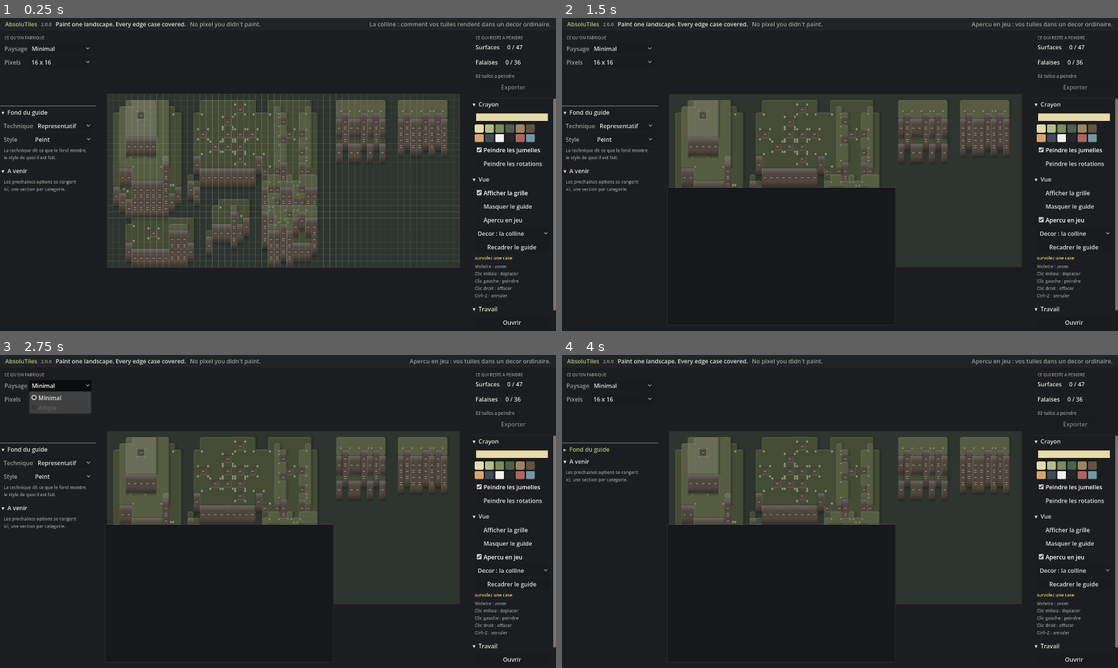
Above: before the commit, frames 1-4 (two rows, left to right).
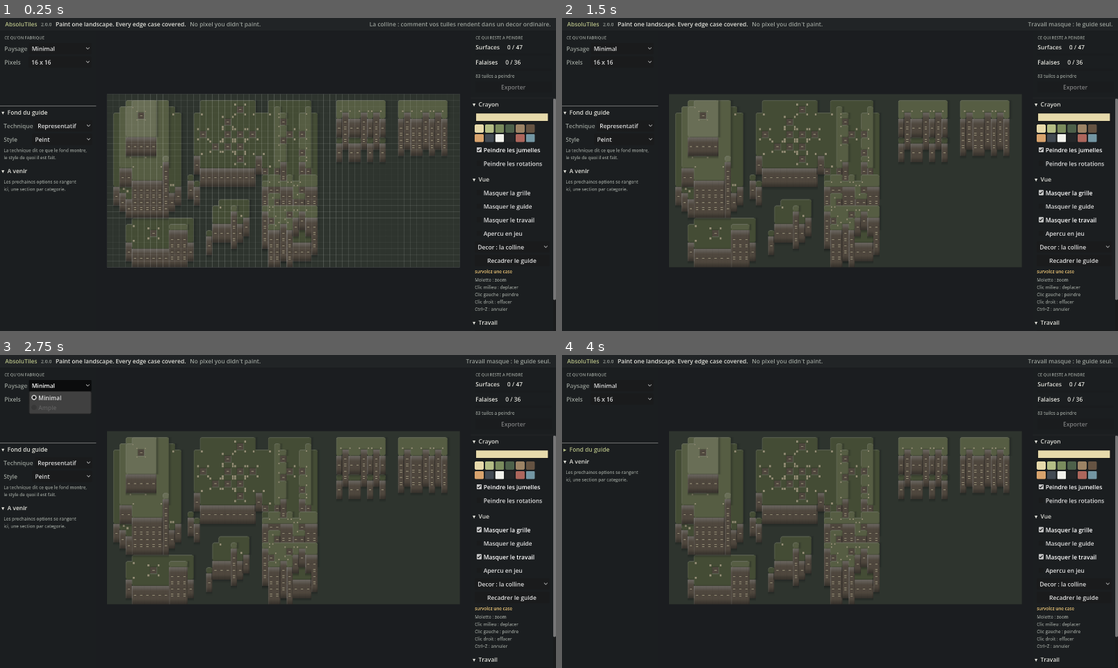
Above: after the commit, the same moments.

Repository: darref/MarchingSquares
Game: Godot game, scene res://ui/editor.tscn
The game is run twice, just before and just after one commit, with the same random seed, the same clock (stepped at 60 frames per second) and the same inputs.
Inputs (mouse positions are in pixels of both pictures, inside the frame that each line leads up to):
- Up to frame 1 (0.25 s): no input
- Up to frame 2 (1.5 s): click "Afficher la grille" (after the commit: "Masquer la grille") at 0.5 s; click (1073, 221) at 1.25 s, where only the run after the commit has a clickable "Masquer le travail"
- Up to frame 3 (2.75 s): click "Minimal" at 2 s
- Up to frame 4 (4 s): click "16 x 16" at 2.75 s; click "▾ Fond du guide" at 3.5 s

The runs differ from the first frame. In frame 1, 0.9% of the frame differs, in the area x 85-100%, y 54-98%; in frame 2, 11%, in the area x 19-100%, y 1-98%; in frame 3, 11%; in frame 4, 11%.

Commit message:
Une seule largeur de bande, et trois cases qui disent « masquer »
Defaut releve : « les epaisseurs des bandes de lumiere ou d'ombre changent dans une
meme colonne ». Encore un accident, et du meme genre que le precedent.

Le lisere du VIDE faisait 0,10 de tuile, l'angle du DEVANT 0,055. Or l'etat d'un
flanc CHANGE EN DESCENDANT -- le voisin est en retrait sur trois rangees, puis sa
robe s'arrete -- donc la bande passait de large a etroite en cours de colonne. Elle
pulsait. Pire : les deux largeurs ne derivaient pas de la meme source, l'une etant
une fraction fixe et l'autre heritant du facteur d'exageration du mode
representatif, si bien que leur RAPPORT S'INVERSAIT d'une technique a l'autre.

Une seule largeur desormais, et c'est la teinte qui dit ce qui se passe : le vide
est doux -- la plaine a cote fait deja tout le contraste -- l'arete est franche,
puisqu'elle a de la roche des deux cotes.

Cote interface : « Afficher la grille » devient « Masquer la grille », et
« Masquer le travail » rejoint « Masquer le guide ». Une case a cocher qui commence
COCHEE est un mensonge d'ergonomie : elle donne a croire qu'on ajoute quelque chose
alors qu'on en retire. Les trois retirent une couche et partent decochees.

235 verifications, 0 echec.

Co-Authored-By: Claude Opus 5 <noreply@anthropic.com>
Claude-Session: https://claude.ai/code/session_018tvN4TQBR3sh7MsSTnFB1b

Diff:
--- a/render/guide_image.gd
+++ b/render/guide_image.gd
@@ -403,17 +403,32 @@
 	var wire: bool = ink == Ink.WIREFRAME
 	var last: float = float(side - 1)
 	var stroke: float = STROKE * float(side) * (1.9 if purpose == Purpose.REPRESENTATIVE else 1.0)
-	var margin: float = 0.10 * float(side)
 	# ⚠ TROIS ETATS PAR FLANC, ET CHACUN A SON TRACE.
-	#   VIDE   la roche s'arrete : la face est mise en retrait, et la plaine se voit a cote.
+	#   VIDE   la roche s'arrete : un liseré au bord, et la case voisine dessine la plaine.
 	#   MUET   rien : ou la meme face continue, ou c'est le voisin qui portera l'angle.
-	#   DEVANT je suis le bloc qui avance : je porte mon angle, POSE JUSQU'AU BORD, sans
-	#          decoupe -- sinon on verrait la plaine a travers la roche du voisin.
+	#   DEVANT je suis le bloc qui avance : je porte mon angle, POSE JUSQU'AU BORD.
 	# ⚠ ET L'ANGLE N'EST PAS SYMETRIQUE : lumiere du nord-ouest, donc l'angle ouest accroche
 	# le jour et l'angle est recule. C'est ce qui fait qu'on lit DE QUEL COTE est le retrait.
 	var west: int = Walls.pan_west(role.x)
 	var east: int = Walls.pan_east(role.x)
-	var edge: float = stroke * 1.5
+	# ⚠ LE RAPPORT DES DEUX MARQUES EST VOULU, ET IL NE L'ETAIT PAS. Le liseré du vide etait
+	# une fraction fixe de la tuile tandis que l'angle derivait de `stroke`, lequel porte le
+	# facteur d'exageration du mode representatif : l'angle etait donc plus LARGE que le
+	# liseré en representatif et plus ETROIT en utilisable, le rapport s'inversant d'une
+	# technique a l'autre. Accident, pas intention.
+	#
+	# ⚠ ET LA LARGEUR EST LA MEME POUR LES DEUX. Elle ne l'etait pas -- 0,10 pour le vide,
+	# 0,055 pour l'arete -- et comme l'ETAT D'UN FLANC CHANGE EN DESCENDANT (le voisin est
+	# en retrait sur trois rangees, puis sa robe s'arrete), la bande passait de large a
+	# etroite EN COURS DE COLONNE. Elle pulsait, et ca se lit comme une negligence.
+	#
+	# Une seule largeur, donc, et c'est la TEINTE qui dit ce qui se passe : le vide est doux
+	# -- la plaine a cote fait deja tout le contraste -- l'arete est franche, puisqu'elle a
+	# de la roche des deux cotes. La bande descend d'un trait, et seule sa couleur bouge.
+	var swell: float = 1.6 if purpose == Purpose.REPRESENTATIVE else 1.0
+	var band: float = 0.09 * float(side) * swell
+	var rim: float = band
+	var edge: float = band
 	var base: Color = WIRE_WALL
 	if not wire:
 		base = STONE_BODY
@@ -438,9 +453,9 @@
 				# bas du pied est le sol ; entre deux rangees de corps il n'y a AUCUNE
 				# ligne, la face est continue -- sans quoi la falaise serait rayee de traits
 				# que rien ne justifie.
-				if west == Walls.SIDE_VOID and px < stroke:
+				if west == Walls.SIDE_VOID and px < rim:
 					color = WIRE_EDGE
-				elif east == Walls.SIDE_VOID and px > last - stroke:
+				elif east == Walls.SIDE_VOID and px > last - rim:
 					color = WIRE_EDGE
 				elif west == Walls.SIDE_FRONT and px < edge:
 					color = WIRE_LIP
@@ -475,14 +490,14 @@
 					var ledge: float = 0.40 if role.y == 1 else 0.62
 					if absf(vertical - ledge) < 0.055:
 						color = color.darkened(0.07)
-				if west == Walls.SIDE_VOID and px < margin:
-					color = color.lightened(0.16)
+				if west == Walls.SIDE_VOID and px < rim:
+					color = color.lightened(0.13)
 				elif west == Walls.SIDE_FRONT and px < edge:
-					color = color.lightened(0.22)
-				if east == Walls.SIDE_VOID and px > last - margin:
-					color = color.darkened(0.20)
+					color = color.lightened(0.30)
+				if east == Walls.SIDE_VOID and px > last - rim:
+					color = color.darkened(0.16)
 				elif east == Walls.SIDE_FRONT and px > last - edge:
-					color = color.darkened(0.28)
+					color = color.darkened(0.36)
 			# ⚠ LE CODE DE RANGEE EST UNE MARQUE, PAS UN TRAIT. Un tiret pour le premier
 			# corps, deux pour le second : sans lui rien ne distingue les deux rangees, et
 			# c'est exactement ce qu'il faut savoir en peignant.
--- a/ui/editor.gd
+++ b/ui/editor.gd
@@ -83,6 +83,7 @@
 	(%GridCheck as CheckBox).toggled.connect(_on_grid_toggled)
 	(%AssembledCheck as CheckBox).toggled.connect(_on_assembled_toggled)
 	(%PreviewCheck as CheckBox).toggled.connect(_on_preview_toggled)
+	(%WorkCheck as CheckBox).toggled.connect(_on_work_hidden)
 	(%DecorChoice as OptionButton).item_selected.connect(_on_decor_selected)
 	work.painting_changed.connect((%PreviewPanel as Control).mark_dirty)
 	(%ExportButton as Button).pressed.connect(_on_export_pressed)
@@ -295,10 +296,23 @@
 	work.reserved_right = (%Toolbar as Control).size.x
 
 
+## ⚠ LES TROIS CASES DISENT « MASQUER », PAS « AFFICHER ». Une case a cocher qui commence
+## cochee est un mensonge d'ergonomie : elle donne a croire qu'on ajoute quelque chose alors
+## qu'on en retire. Les trois retirent une couche -- la grille, le guide, le travail -- et
+## elles partent toutes decochees, l'ecran complet.
+func _on_work_hidden(pressed: bool) -> void:
+	var work: Control = %WorkArea
+	work.hide_work = pressed
+	work.queue_redraw()
+	_announce("Travail masque : le guide seul." if pressed else "Travail revenu.")
+
+
 func _on_grid_toggled(pressed: bool) -> void:
 	var work: Control = %WorkArea
-	work.show_grid = pressed
+	work.show_grid = not pressed
 	work.queue_redraw()
+	_announce("Grille masquee : on juge la couleur sans rien par-dessus." if pressed
+			else "Grille revenue.")
 
 
 ## L'APERCU EN JEU. Le guide est un banc d'epreuve -- lacs d'une case, pinacles isoles ; il
--- a/ui/editor.tscn
+++ b/ui/editor.tscn
@@ -795,15 +795,20 @@
 [node name="GridCheck" type="CheckBox" parent="Layout/Body/Toolbar/Column/ToolsScroll/Sections/ViewSection/Content/Items" unique_id=1040001326]
 unique_name_in_owner = true
 layout_mode = 2
-tooltip_text = "La grille des tuiles, et celle des faux pixels quand le zoom la rend lisible."
-button_pressed = true
-text = "Afficher la grille"
+tooltip_text = "La grille des tuiles, et celle des faux pixels quand le zoom la rend lisible. Une grille est une aide a viser : quand on juge une couleur, elle gene."
+text = "Masquer la grille"
 
 [node name="AssembledCheck" type="CheckBox" parent="Layout/Body/Toolbar/Column/ToolsScroll/Sections/ViewSection/Content/Items" unique_id=3100011]
 unique_name_in_owner = true
 layout_mode = 2
 tooltip_text = "Efface le fond du guide, les grilles et les reperes : il ne reste que vos tuiles. Meme famille que la grille -- on ne juge pas une couleur a travers autre chose."
 text = "Masquer le guide"
+
+[node name="WorkCheck" type="CheckBox" parent="Layout/Body/Toolbar/Column/ToolsScroll/Sections/ViewSection/Content/Items" unique_id=3100016]
+unique_name_in_owner = true
+layout_mode = 2
+tooltip_text = "Efface vos pixels et ne laisse que le guide. L'inverse de « Masquer le guide » : pour comparer ce que vous avez peint a ce qu'il fallait peindre."
+text = "Masquer le travail"
 
 [node name="PreviewCheck" type="CheckBox" parent="Layout/Body/Toolbar/Column/ToolsScroll/Sections/ViewSection/Content/Items" unique_id=3100012]
 unique_name_in_owner = true
--- a/ui/work_area.gd
+++ b/ui/work_area.gd
@@ -103,6 +103,11 @@
 ## ⚠ ET UNE CASE NON PEINTE RESTE UN TROU. On ne la remplit pas d'un aplat aimable : le
 ## trou est la verite, et c'est exactement ce qu'on veut voir.
 var assembled: bool = false
+
+## L'inverse de `assembled` : on efface ce qui est peint et on ne garde que le guide.
+## ⚠ LES DEUX SE COCHENT EN MEME TEMPS SANS SE CONTREDIRE : il ne reste alors rien du tout,
+## et c'est une reponse honnete plutot qu'un cas interdit.
+var hide_work: bool = false
 
 var _heights: PackedStringArray = PackedStringArray()
 var _painting: RefCounted = null
@@ -319,7 +324,7 @@
 		draw_texture_rect(_background, Rect2(_origin, span), false, tint)
 
 	var pixel_px: float = _tile_px / float(_painting.resolution) if _painting != null else 1.0
-	for cell: Vector2i in _textures.keys():
+	for cell: Vector2i in (_textures.keys() if not hide_work else []):
 		var texture: ImageTexture = _textures[cell]
 		var rect: Rect2 = Rect2(_cell_origin(cell), Vector2(_tile_px, _tile_px))
 		draw_texture_rect(texture, rect, false)
Not shown, changed: CLAUDE.md
